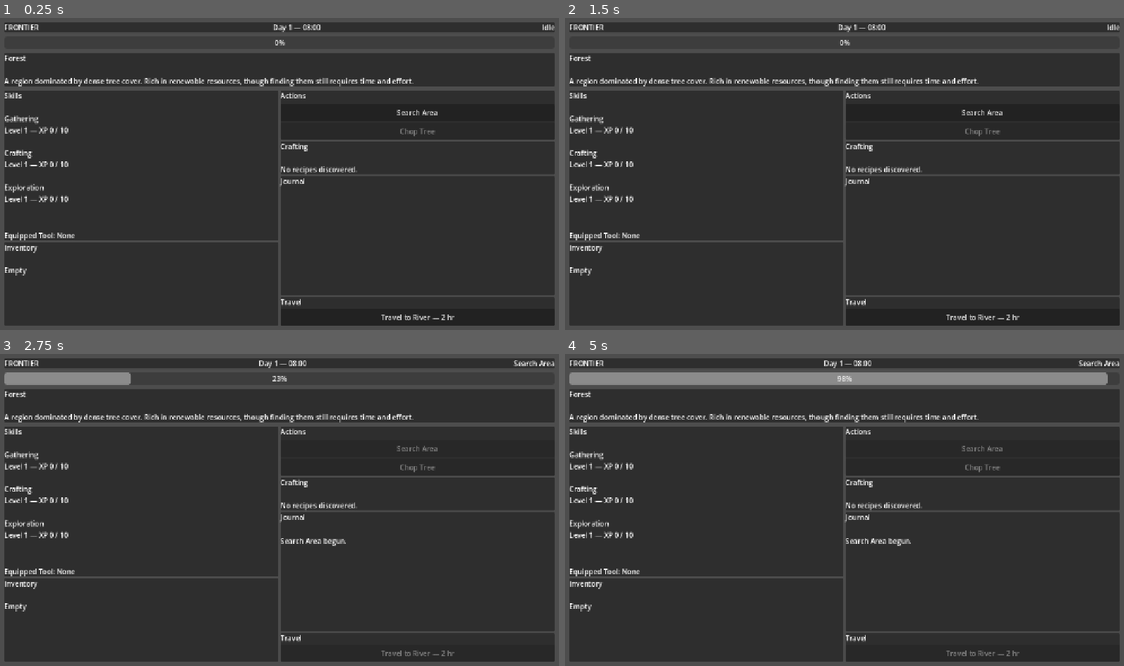
Above: before the commit, frames 1-4 (two rows, left to right).
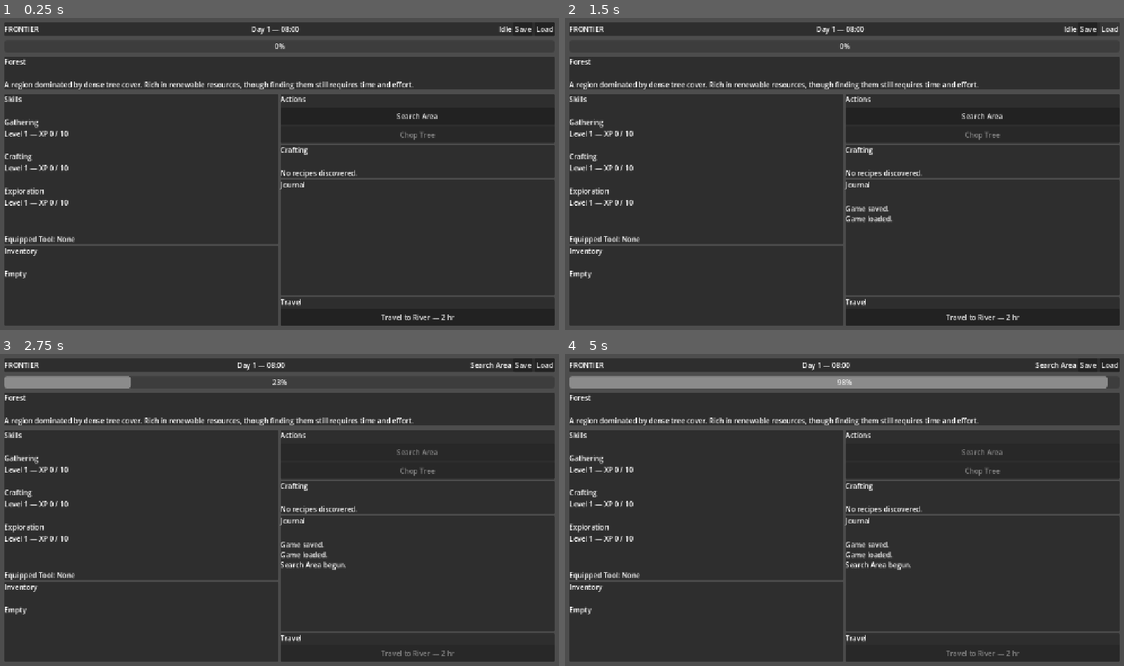
Above: after the commit, the same moments.

Repository: thegrundle-git/frontierthegame
Game: Godot game, scene res://scenes/Main.tscn
Same seed, same stepped clock (60 frames per second), same inputs: the game is played once before the commit and once after it.
Inputs (mouse positions are in pixels of both pictures, inside the frame that each line leads up to):
- Up to frame 1 (0.25 s): no input
- Up to frame 2 (1.5 s): click (1090, 30) at 0.5 s, where only the run after the commit has a clickable "Save"; click (1107, 30) at 1.25 s, where only the run after the commit has a clickable "Load"
- Up to frame 3 (2.75 s): click "Search Area" at 2 s
- Up to frame 4 (5 s): no input

The runs differ from the first frame. In frame 1, 9.1% of the frame differs, in the area x 0-100%, y 2-84%; in frame 2, 9.3%; in frame 3, 10%; in frame 4, 12%.

Commit message:
v0.4.1 - Added persistent save and load system
- Added versioned JSON save files
- Added Save and Load UI controls
- Saved survivor, inventory, skills, equipped tool, and current location
- Saved in-game time and civilization progress
- Saved discoveries, unlocked recipes, and completed world events
- Added runtime duplication of template resources
- Prepared project for character creation and Continue functionality

Diff:
--- a/project.godot
+++ b/project.godot
@@ -28,6 +28,7 @@
 RecipeDatabase="*uid://cejfhmr1ugfi1"
 TimeManager="*uid://bekt6l36bngmd"
 ActionManager="*uid://co7t7p8hapcmt"
+SaveManager="*uid://b8j52iihxbed4"
 
 [display]
 
--- a/scenes/ui/GameUI.tscn
+++ b/scenes/ui/GameUI.tscn
@@ -49,6 +49,14 @@
 layout_mode = 2
 text = "Idle"
 
+[node name="SaveButton" type="Button" parent="ScreenMargin/MainLayout/HeaderPanel/HeaderLayout" unique_id=670213951]
+layout_mode = 2
+text = "Save"
+
+[node name="LoadButton" type="Button" parent="ScreenMargin/MainLayout/HeaderPanel/HeaderLayout" unique_id=526972389]
+layout_mode = 2
+text = "Load"
+
 [node name="ActionProgress" type="ProgressBar" parent="ScreenMargin/MainLayout" unique_id=1754371207]
 unique_name_in_owner = true
 custom_minimum_size = Vector2(0, 24)
@@ -215,4 +223,6 @@
 unique_name_in_owner = true
 layout_mode = 2
 
+[connection signal="pressed" from="ScreenMargin/MainLayout/HeaderPanel/HeaderLayout/SaveButton" to="." method="_on_save_button_pressed"]
+[connection signal="pressed" from="ScreenMargin/MainLayout/HeaderPanel/HeaderLayout/LoadButton" to="." method="_on_load_button_pressed"]
 [connection signal="pressed" from="ScreenMargin/MainLayout/MiddleRow/RightColumn/CraftPanel/CraftList/CraftButton" to="." method="_on_craft_button_pressed"]
--- a/scripts/autoload/GameManager.gd
+++ b/scripts/autoload/GameManager.gd
@@ -32,16 +32,30 @@
 
 	_game_started = true
 
-	current_civilization = load(
+	var starting_civilization: CivilizationData = load(
 		"res://resources/civilizations/"
 		+ "first_civilization.tres"
 	)
 
-	survivor_data = load(
+	if starting_civilization != null:
+		current_civilization = (
+			starting_civilization.duplicate(true)
+		)
+	else:
+		current_civilization = null
+
+	var starting_survivor_data: SurvivorData = load(
 		"res://resources/characters/"
 		+ "first_survivor.tres"
 	)
 
+	if starting_survivor_data != null:
+		survivor_data = (
+			starting_survivor_data.duplicate(true)
+		)
+	else:
+		survivor_data = null
+
 	current_location = LocationDatabase.get_location(
 		STARTING_LOCATION_ID
 	)
@@ -80,8 +94,6 @@
 	current_survivor.initialize(
 		survivor_data
 	)
-
-
 func start_world_action(
 	action_id: String
 ) -> bool:
--- /dev/null
+++ b/scripts/autoload/SaveManager.gd
@@ -0,0 +1,504 @@
+extends Node
+
+
+const SAVE_PATH := "user://frontier_save.json"
+const SAVE_VERSION := 1
+
+
+func save_game() -> bool:
+	if not _can_save():
+		push_warning("The current game is not ready to save.")
+		return false
+
+	var save_data := _build_save_data()
+
+	var json_text := JSON.stringify(
+		save_data,
+		"\t"
+	)
+
+	var save_file := FileAccess.open(
+		SAVE_PATH,
+		FileAccess.WRITE
+	)
+
+	if save_file == null:
+		push_error(
+			"Could not open the save file for writing."
+		)
+		return false
+
+	save_file.store_string(json_text)
+	save_file.close()
+
+	_add_event("Game saved.")
+
+	print("Game saved to: ", SAVE_PATH)
+
+	return true
+
+
+func load_game() -> bool:
+	if not save_exists():
+		_add_event("No save file was found.")
+		return false
+
+	var save_file := FileAccess.open(
+		SAVE_PATH,
+		FileAccess.READ
+	)
+
+	if save_file == null:
+		push_error(
+			"Could not open the save file for reading."
+		)
+		return false
+
+	var json_text := save_file.get_as_text()
+	save_file.close()
+
+	var parsed_data = JSON.parse_string(
+		json_text
+	)
+
+	if parsed_data == null:
+		push_error(
+			"The save file contains invalid JSON."
+		)
+		return false
+
+	if parsed_data is not Dictionary:
+		push_error(
+			"The save file does not contain a valid save dictionary."
+		)
+		return false
+
+	if not _validate_save_data(parsed_data):
+		return false
+
+	_apply_save_data(parsed_data)
+
+	_add_event("Game loaded.")
+
+	if GameManager.game_ui != null:
+		GameManager.game_ui.rebuild_location_controls()
+		GameManager.game_ui.refresh_all()
+
+	print("Game loaded from: ", SAVE_PATH)
+
+	return true
+
+
+func save_exists() -> bool:
+	return FileAccess.file_exists(
+		SAVE_PATH
+	)
+
+
+func delete_save() -> bool:
+	if not save_exists():
+		return false
+
+	var absolute_path := ProjectSettings.globalize_path(
+		SAVE_PATH
+	)
+
+	var error := DirAccess.remove_absolute(
+		absolute_path
+	)
+
+	return error == OK
+
+
+func get_save_path() -> String:
+	return SAVE_PATH
+
+
+func _build_save_data() -> Dictionary:
+	var survivor := GameManager.current_survivor
+	var civilization := GameManager.current_civilization
+	var location := GameManager.current_location
+
+	return {
+		"save_version": SAVE_VERSION,
+		"time": {
+			"day": TimeManager.day,
+			"hour": TimeManager.hour,
+			"minute": TimeManager.minute
+		},
+		"current_location_id": location.id,
+		"survivor": {
+			"display_name": survivor.data.display_name,
+			"equipped_tool_id": survivor.equipped_tool_id,
+			"inventory": _serialize_inventory(
+				survivor.inventory
+			),
+			"skills": _serialize_skills(
+				survivor
+			)
+		},
+		"civilization": {
+			"display_name": civilization.display_name,
+			"knowledge": civilization.knowledge,
+			"observed_item_ids": civilization.observed_item_ids.duplicate(),
+			"discovered_ids": civilization.discovered_ids.duplicate(),
+			"unlocked_recipe_ids": civilization.unlocked_recipe_ids.duplicate()
+		},
+		"world_events": {
+			"completed_event_ids": WorldEventManager.completed_event_ids.duplicate()
+		}
+	}
+
+
+func _serialize_inventory(
+	inventory: FrontierInventory
+) -> Dictionary:
+	var inventory_data: Dictionary = {}
+
+	for item_id in inventory.items:
+		inventory_data[item_id] = (
+			inventory.get_item_amount(item_id)
+		)
+
+	return inventory_data
+
+
+func _serialize_skills(
+	survivor: Survivor
+) -> Dictionary:
+	var skill_data: Dictionary = {}
+
+	for skill in survivor.get_all_skills():
+		skill_data[skill.id] = {
+			"level": skill.level,
+			"xp": skill.xp
+		}
+
+	return skill_data
+
+
+func _apply_save_data(
+	save_data: Dictionary
+) -> void:
+	_apply_time_data(
+		save_data.get("time", {})
+	)
+
+	_apply_location_data(
+		str(
+			save_data.get(
+				"current_location_id",
+				"forest"
+			)
+		)
+	)
+
+	_apply_survivor_data(
+		save_data.get("survivor", {})
+	)
+
+	_apply_civilization_data(
+		save_data.get("civilization", {})
+	)
+
+	_apply_world_event_data(
+		save_data.get("world_events", {})
+	)
+
+	TimeManager.time_changed.emit()
+
+
+func _apply_time_data(
+	time_data: Dictionary
+) -> void:
+	TimeManager.day = max(
+		int(time_data.get("day", 1)),
+		1
+	)
+
+	TimeManager.hour = clamp(
+		int(time_data.get("hour", 8)),
+		0,
+		23
+	)
+
+	TimeManager.minute = clamp(
+		int(time_data.get("minute", 0)),
+		0,
+		59
+	)
+
+
+func _apply_location_data(
+	location_id: String
+) -> void:
+	var location := LocationDatabase.get_location(
+		location_id
+	)
+
+	if location == null:
+		push_warning(
+			"Saved location was not found: "
+			+ location_id
+			+ ". Using Forest."
+		)
+
+		location = LocationDatabase.get_location(
+			"forest"
+		)
+
+	GameManager.current_location = location
+
+
+func _apply_survivor_data(
+	survivor_data: Dictionary
+) -> void:
+	var survivor := GameManager.current_survivor
+
+	if survivor == null:
+		return
+
+	survivor.data.display_name = str(
+		survivor_data.get(
+			"display_name",
+			survivor.data.display_name
+		)
+	)
+
+	survivor.equipped_tool_id = str(
+		survivor_data.get(
+			"equipped_tool_id",
+			""
+		)
+	)
+
+	_apply_inventory_data(
+		survivor.inventory,
+		survivor_data.get("inventory", {})
+	)
+
+	_apply_skill_data(
+		survivor,
+		survivor_data.get("skills", {})
+	)
+
+
+func _apply_inventory_data(
+	inventory: FrontierInventory,
+	inventory_data: Dictionary
+) -> void:
+	inventory.items.clear()
+
+	for item_id_variant in inventory_data:
+		var item_id := str(item_id_variant)
+		var amount := int(
+			inventory_data[item_id_variant]
+		)
+
+		if amount <= 0:
+			continue
+
+		if ItemDatabase.get_item(item_id) == null:
+			push_warning(
+				"Skipped unknown saved item: "
+				+ item_id
+			)
+			continue
+
+		inventory.items[item_id] = amount
+
+
+func _apply_skill_data(
+	survivor: Survivor,
+	skills_data: Dictionary
+) -> void:
+	for skill_id_variant in skills_data:
+		var skill_id := str(
+			skill_id_variant
+		)
+
+		var skill := survivor.get_skill(
+			skill_id
+		)
+
+		if skill == null:
+			push_warning(
+				"Skipped unknown saved skill: "
+				+ skill_id
+			)
+			continue
+
+		var saved_skill_data = (
+			skills_data[skill_id_variant]
+		)
+
+		if saved_skill_data is not Dictionary:
+			continue
+
+		skill.level = max(
+			int(
+				saved_skill_data.get(
+					"level",
+					1
+				)
+			),
+			1
+		)
+
+		skill.xp = max(
+			int(
+				saved_skill_data.get(
+					"xp",
+					0
+				)
+			),
+			0
+		)
+
+
+func _apply_civilization_data(
+	civilization_data: Dictionary
+) -> void:
+	var civilization := (
+		GameManager.current_civilization
+	)
+
+	if civilization == null:
+		return
+
+	civilization.display_name = str(
+		civilization_data.get(
+			"display_name",
+			civilization.display_name
+		)
+	)
+
+	civilization.knowledge = max(
+		int(
+			civilization_data.get(
+				"knowledge",
+				0
+			)
+		),
+		0
+	)
+
+	civilization.observed_item_ids = (
+		_string_array_from_variant(
+			civilization_data.get(
+				"observed_item_ids",
+				[]
+			)
+		)
+	)
+
+	civilization.discovered_ids = (
+		_string_array_from_variant(
+			civilization_data.get(
+				"discovered_ids",
+				[]
+			)
+		)
+	)
+
+	civilization.unlocked_recipe_ids = (
+		_string_array_from_variant(
+			civilization_data.get(
+				"unlocked_recipe_ids",
+				[]
+			)
+		)
+	)
+
+
+func _apply_world_event_data(
+	event_data: Dictionary
+) -> void:
+	WorldEventManager.pending_event = null
+
+	WorldEventManager.completed_event_ids = (
+		_string_array_from_variant(
+			event_data.get(
+				"completed_event_ids",
+				[]
+			)
+		)
+	)
+
+
+func _string_array_from_variant(
+	value
+) -> Array[String]:
+	var result: Array[String] = []
+
+	if value is not Array:
+		return result
+
+	for entry in value:
+		result.append(
+			str(entry)
+		)
+
+	return result
+
+
+func _validate_save_data(
+	save_data: Dictionary
+) -> bool:
+	var version := int(
+		save_data.get(
+			"save_version",
+			-1
+		)
+	)
+
+	if version != SAVE_VERSION:
+		push_error(
+			"Unsupported save version: "
+			+ str(version)
+		)
+		return false
+
+	if not save_data.has("survivor"):
+		push_error(
+			"Save file is missing survivor data."
+		)
+		return false
+
+	if not save_data.has("civilization"):
+		push_error(
+			"Save file is missing civilization data."
+		)
+		return false
+
+	return true
+
+
+func _can_save() -> bool:
+	if GameManager.current_survivor == null:
+		return false
+
+	if GameManager.current_civilization == null:
+		return false
+
+	if GameManager.current_location == null:
+		return false
+
+	if ActionManager.is_busy:
+		_add_event(
+			"Finish the current action before saving."
+		)
+		return false
+
+	if WorldEventManager.has_pending_event():
+		_add_event(
+			"Resolve the current event before saving."
+		)
+		return false
+
+	return true
+
+
+func _add_event(message: String) -> void:
+	if GameManager.game_ui != null:
+		GameManager.game_ui.add_event(message)
--- a/scripts/ui/GameUI.gd
+++ b/scripts/ui/GameUI.gd
@@ -534,3 +534,17 @@
 	WorldEventManager.resolve_option(
 		option_id
 	)
+
+
+func _on_save_button_pressed() -> void:
+	SaveManager.save_game()
+
+
+func _on_load_button_pressed() -> void:
+	if SaveManager.load_game():
+		if WorldEventManager.has_pending_event():
+			show_world_event(
+				WorldEventManager.pending_event
+			)
+		else:
+			hide_world_event()
Not shown, changed: export_presets.cfg
Not shown, added: scripts/autoload/SaveManager.gd.uid
